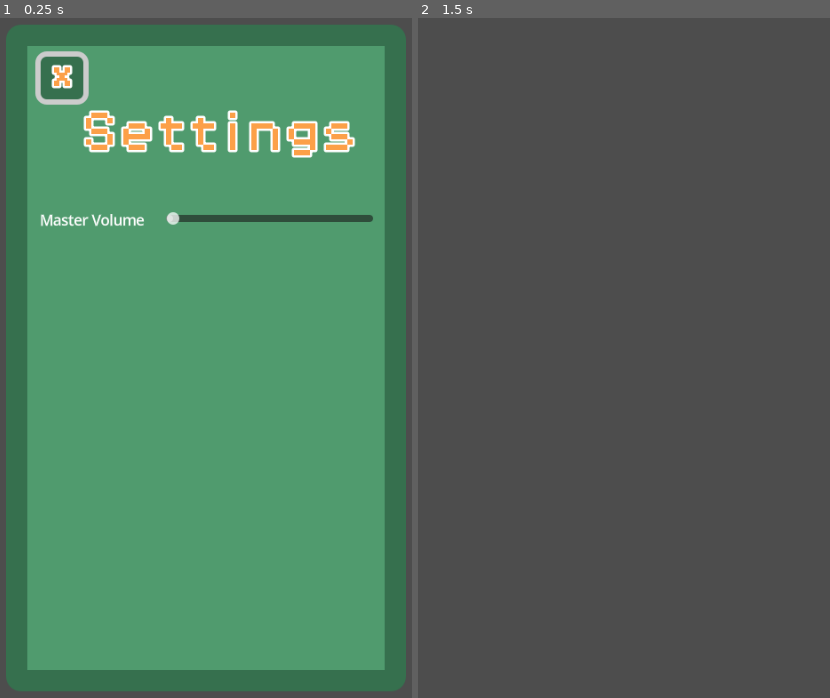
Above: before the commit, frames 1-2 (left to right).
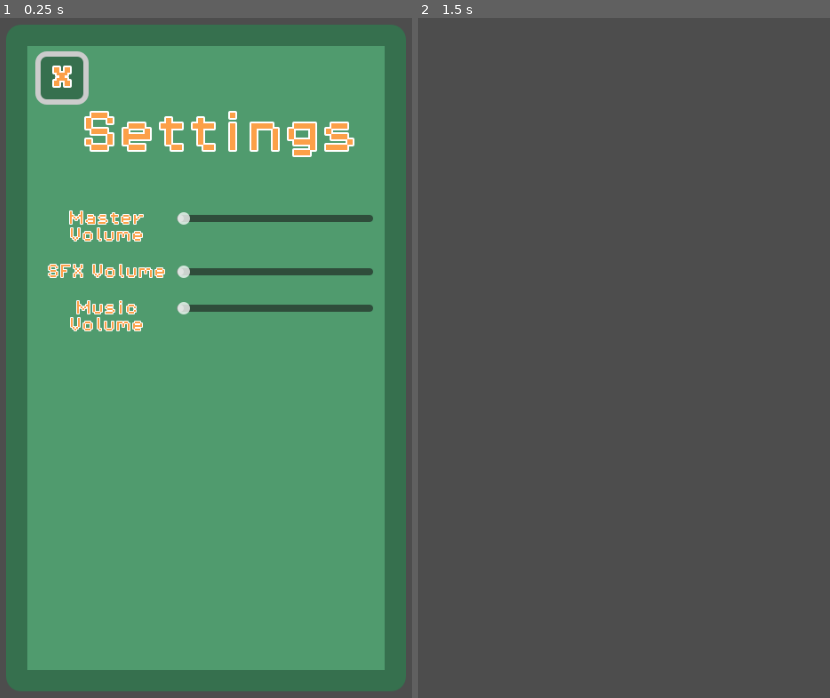
Above: after the commit, the same moments.

Repository: Salvador-1010/flappy-bird-solo-clone
Game: Godot game, scene res://Scenes/settings_screen.tscn
The game is run twice, just before and just after one commit, with the same random seed, the same clock (stepped at 60 frames per second) and the same inputs. This scene is started directly instead of the project's main scene.
Inputs (mouse positions are in pixels of both pictures, inside the frame that each line leads up to):
- Up to frame 1 (0.25 s): no input
- Up to frame 2 (1.5 s): tap Enter (ui_accept) at 0.5, 0.77 s; move the mouse to (731, 317) at 0.52 s; press the mouse at (731, 317) at 0.53 s; release the mouse at (731, 317) at 1.25 s; click "X" at 1.25 s

The runs differ from the first frame. In frame 1, 3.3% of the frame differs, in the area x 9-91%, y 6-47%; in frame 2, nothing differs.

Commit message:
stil working on settings screen

Diff:
--- a/Scenes/settings_screen.tscn
+++ b/Scenes/settings_screen.tscn
@@ -79,7 +79,7 @@
 layout_mode = 2
 theme_override_colors/font_color = Color(0.9882353, 0.627451, 0.28235295, 1)
 theme_override_colors/font_outline_color = Color(1, 1, 1, 1)
-theme_override_constants/outline_size = 10
+theme_override_constants/outline_size = 8
 theme_override_fonts/font = ExtResource("1_bu2iy")
 theme_override_font_sizes/font_size = 24
 theme_override_styles/normal = SubResource("StyleBoxFlat_lii5r")
@@ -95,7 +95,7 @@
 layout_mode = 2
 theme_override_colors/font_color = Color(0.9882353, 0.627451, 0.28235295, 1)
 theme_override_colors/font_outline_color = Color(1, 1, 1, 1)
-theme_override_constants/outline_size = 10
+theme_override_constants/outline_size = 8
 theme_override_fonts/font = ExtResource("2_xi1qj")
 theme_override_font_sizes/font_size = 48
 text = "Settings"
@@ -112,16 +112,62 @@
 
 [node name="Slider Containers" type="VBoxContainer" parent="Panel/MarginContainer/VBoxContainer/SliderMargains"]
 layout_mode = 2
+theme_override_constants/separation = 25
 
 [node name="MasterVolumeSlider" type="HBoxContainer" parent="Panel/MarginContainer/VBoxContainer/SliderMargains/Slider Containers"]
 layout_mode = 2
-theme_override_constants/separation = 24
 
-[node name="Label" type="Label" parent="Panel/MarginContainer/VBoxContainer/SliderMargains/Slider Containers/MasterVolumeSlider"]
+[node name="MasterVolumeLabel" type="Label" parent="Panel/MarginContainer/VBoxContainer/SliderMargains/Slider Containers/MasterVolumeSlider"]
+custom_minimum_size = Vector2(150, 0)
 layout_mode = 2
+theme_override_colors/font_color = Color(0.9882353, 0.627451, 0.28235295, 1)
+theme_override_colors/font_outline_color = Color(1, 1, 1, 1)
+theme_override_constants/outline_size = 4
+theme_override_fonts/font = ExtResource("2_xi1qj")
+theme_override_font_sizes/font_size = 16
 text = "Master Volume"
+horizontal_alignment = 1
+autowrap_mode = 2
 
-[node name="HSlider" type="HSlider" parent="Panel/MarginContainer/VBoxContainer/SliderMargains/Slider Containers/MasterVolumeSlider"]
+[node name="MasterSlider" type="HSlider" parent="Panel/MarginContainer/VBoxContainer/SliderMargains/Slider Containers/MasterVolumeSlider"]
+layout_mode = 2
+size_flags_horizontal = 3
+
+[node name="SFXVolumeSlider" type="HBoxContainer" parent="Panel/MarginContainer/VBoxContainer/SliderMargains/Slider Containers"]
+layout_mode = 2
+
+[node name="SFXlabel" type="Label" parent="Panel/MarginContainer/VBoxContainer/SliderMargains/Slider Containers/SFXVolumeSlider"]
+custom_minimum_size = Vector2(150, 0)
+layout_mode = 2
+theme_override_colors/font_color = Color(0.9882353, 0.627451, 0.28235295, 1)
+theme_override_colors/font_outline_color = Color(1, 1, 1, 1)
+theme_override_constants/outline_size = 4
+theme_override_fonts/font = ExtResource("2_xi1qj")
+theme_override_font_sizes/font_size = 16
+text = "SFX Volume"
+horizontal_alignment = 1
+autowrap_mode = 2
+
+[node name="SFXSlider" type="HSlider" parent="Panel/MarginContainer/VBoxContainer/SliderMargains/Slider Containers/SFXVolumeSlider"]
+layout_mode = 2
+size_flags_horizontal = 3
+size_flags_vertical = 1
+
+[node name="MusicVolumeSlider" type="HBoxContainer" parent="Panel/MarginContainer/VBoxContainer/SliderMargains/Slider Containers"]
+layout_mode = 2
+
+[node name="MusicVolumeLabel" type="Label" parent="Panel/MarginContainer/VBoxContainer/SliderMargains/Slider Containers/MusicVolumeSlider"]
+custom_minimum_size = Vector2(150, 0)
+layout_mode = 2
+theme_override_colors/font_color = Color(0.9882353, 0.627451, 0.28235295, 1)
+theme_override_colors/font_outline_color = Color(1, 1, 1, 1)
+theme_override_constants/outline_size = 4
+theme_override_fonts/font = ExtResource("2_xi1qj")
+text = "Music Volume"
+horizontal_alignment = 1
+autowrap_mode = 2
+
+[node name="MusicSlider" type="HSlider" parent="Panel/MarginContainer/VBoxContainer/SliderMargains/Slider Containers/MusicVolumeSlider"]
 layout_mode = 2
 size_flags_horizontal = 3
 
